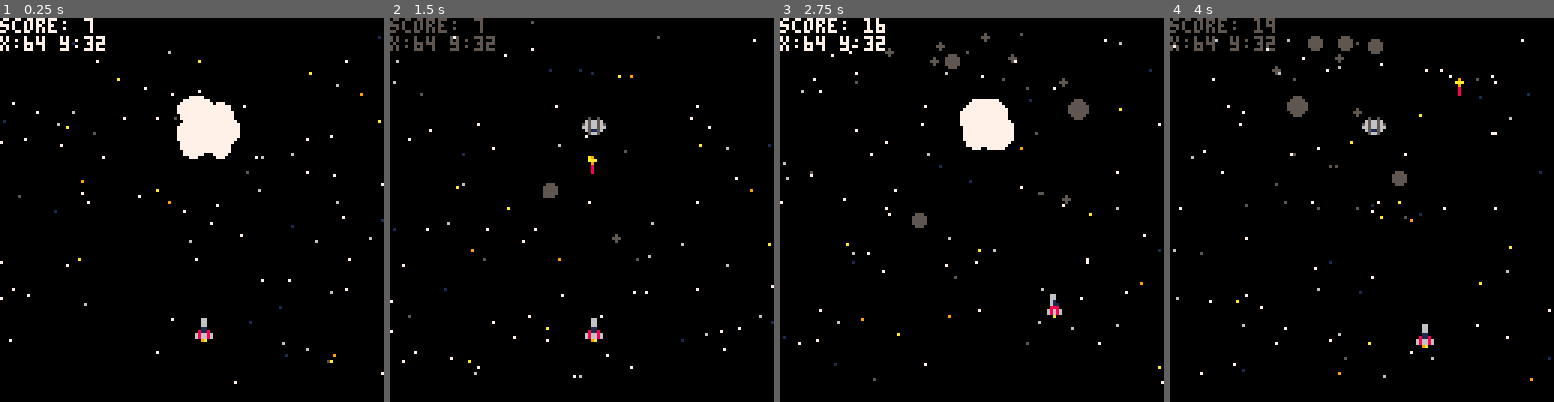
Above: before the commit, frames 1-4 (left to right).
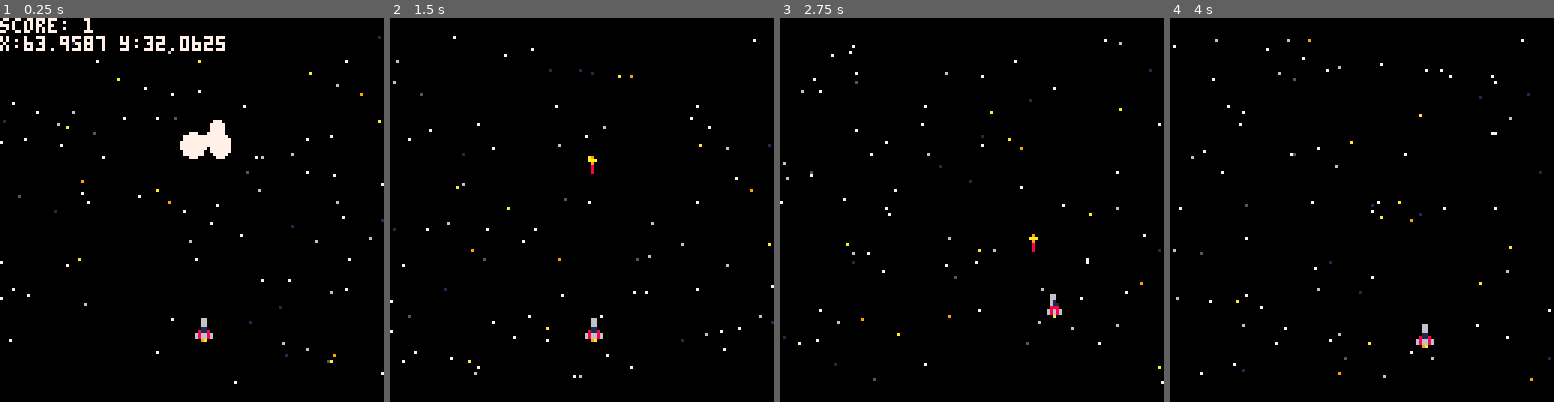
Above: after the commit, the same moments.

Repository: r3adm3/pico-8-experiments
Game: PICO-8 cartridge warstarlumo.p8
Same seed, same stepped clock (60 frames per second), same inputs: the game is played once before the commit and once after it.
Inputs:
- Up to frame 1 (0.25 s): no input
- Up to frame 2 (1.5 s): tap X (X key) at 0.33, 1.07 s; tap O (Z key) at 0.7 s
- Up to frame 3 (2.75 s): hold Right 1.6-2.1 s; tap O (Z key) at 1.7, 2.1, 2.5 s; tap X (X key) at 1.85 s; hold Up 2.15-2.42 s; hold Right from 2.47 s (still down)
- Up to frame 4 (4 s): tap O (Z key) at 2.9, 3.3, 3.7 s; tap X (X key) at 2.97 s; release Right at 3.03 s; hold Left 3.08-3.58 s; hold Down 3.63-3.97 s

The runs differ from the first frame. In frame 1, 2.0% of the frame differs, in the area x 9-63%, y 0-36%; in frame 2, 1.1%; in frame 3, 3.1%, in the area x 0-81%, y 0-61%; in frame 4, 1.9%.

Commit message:
feat: enemy in a bounding box, plays right now

Diff:
--- a/warstarlumo.p8
+++ b/warstarlumo.p8
@@ -159,6 +159,7 @@
  end
 end
 -->8
+-->8
 function init_torpedo()
  torpedo = {
 	 sprite = 5,
@@ -182,11 +183,11 @@
    torpedo.fired=0
   end
 
-  if (boolcollision(torpedo,enemy) == true) then
+  if enemy.active and (boolcollision(torpedo,enemy) == true) then
  		score = score + 1
- 		torpedo.fired=0 --9/11
+ 		torpedo.fired=0
    create_explosion(enemy.x+4, enemy.y+4)
-   --9/11 draw_explosions()
+   enemy_hit() -- call the new enemy hit function
   end
 
 end
@@ -196,8 +197,7 @@
   torpedo.x = ship.x
   torpedo.y = ship.y - 7
 end
-
-
+-->8
 -->8
 function init_enemy()
 	enemyx={}
@@ -209,22 +209,95 @@
 	 x=64,
 	 y=32,
 	 w=8,
-	 h=8
+	 h=8,
+	 dx=0.2-rnd(0.4), -- random x velocity
+	 dy=0.1-rnd(0.2), -- random y velocity
+	 minx=8,  -- movement boundaries
+	 maxx=112,
+	 miny=8,
+	 maxy=50,
+	 active=true, -- is enemy visible/active
+	 respawn_timer=0, -- countdown to respawn
+	 speed_mult=1 -- speed multiplier
 	}
 end
 
 function update_enemy()
+ -- handle respawn countdown
+ if not enemy.active then
+  enemy.respawn_timer -= 1
+  if enemy.respawn_timer <= 0 then
+   spawn_enemy()
+  end
+  return -- don't update position if inactive
+ end
+
+ -- update position
+ enemy.x += enemy.dx * enemy.speed_mult
+ enemy.y += enemy.dy * enemy.speed_mult
+
+ -- hard clamp position first
+ enemy.x = mid(enemy.minx, enemy.x, enemy.maxx)
+ enemy.y = mid(enemy.miny, enemy.y, enemy.maxy)
+
+ -- if flying in from top, wait until fully in bounds
+ if enemy.y <= enemy.miny then
+  enemy.y = enemy.miny -- force to boundary
+  enemy.dy = abs(enemy.dy) -- force downward
+  if enemy.dy < 0.1 then
+   enemy.dy = 0.1 * enemy.speed_mult
+  end
+ elseif enemy.y >= enemy.miny and enemy.dy > 0.2 then
+  -- just entered play area, slow down and randomize
+  enemy.dy = (0.1-rnd(0.2)) * enemy.speed_mult
+  enemy.dx = (0.2-rnd(0.4)) * enemy.speed_mult
+ end
+
+ -- bounce off boundaries and change direction randomly
+ if enemy.x <= enemy.minx or enemy.x >= enemy.maxx then
+  enemy.dx = -enemy.dx
+  enemy.dy = (0.1-rnd(0.2)) * enemy.speed_mult
+ end
+
+ if enemy.y >= enemy.maxy then
+  enemy.dy = -abs(enemy.dy) -- force upward when at bottom
+  enemy.dx = (0.2-rnd(0.4)) * enemy.speed_mult
+ end
+
+ -- occasionally change direction randomly
+ if rnd() < 0.02 then
+  enemy.dx = (0.2-rnd(0.4)) * enemy.speed_mult
+  enemy.dy = (0.1-rnd(0.2)) * enemy.speed_mult
+ end
+
+ -- old array code (kept for compatibility)
  for j=1,noofenemys do
-  enemyx[j]=64
-  enemyy[j]=32
+  enemyx[j]=enemy.x
+  enemyy[j]=enemy.y
   enemyspr[j]=6
  end
 end
 
 function draw_enemy()
---	for j=1,noofenemys do
-		spr(enemy.sprite,enemy.x,enemy.y)
---	end
+ if enemy.active then
+  spr(enemy.sprite,enemy.x,enemy.y)
+ end
+end
+
+function enemy_hit()
+ enemy.active = false
+ enemy.respawn_timer = 150 -- 5 seconds at 30fps
+ enemy.speed_mult += 0.3 -- increase speed for next spawn
+end
+
+function spawn_enemy()
+ enemy.active = true
+ enemy.x = 20 + rnd(88) -- random x position at top
+ enemy.y = -8 -- start above screen
+ enemy.dx = (0.2-rnd(0.4)) * enemy.speed_mult
+ enemy.dy = 0.5 * enemy.speed_mult -- fly downward faster
+ enemy.miny = 8 -- reset boundaries
+ enemy.maxy = 50
 end
 -->8
 function boolcollision(a,b)
